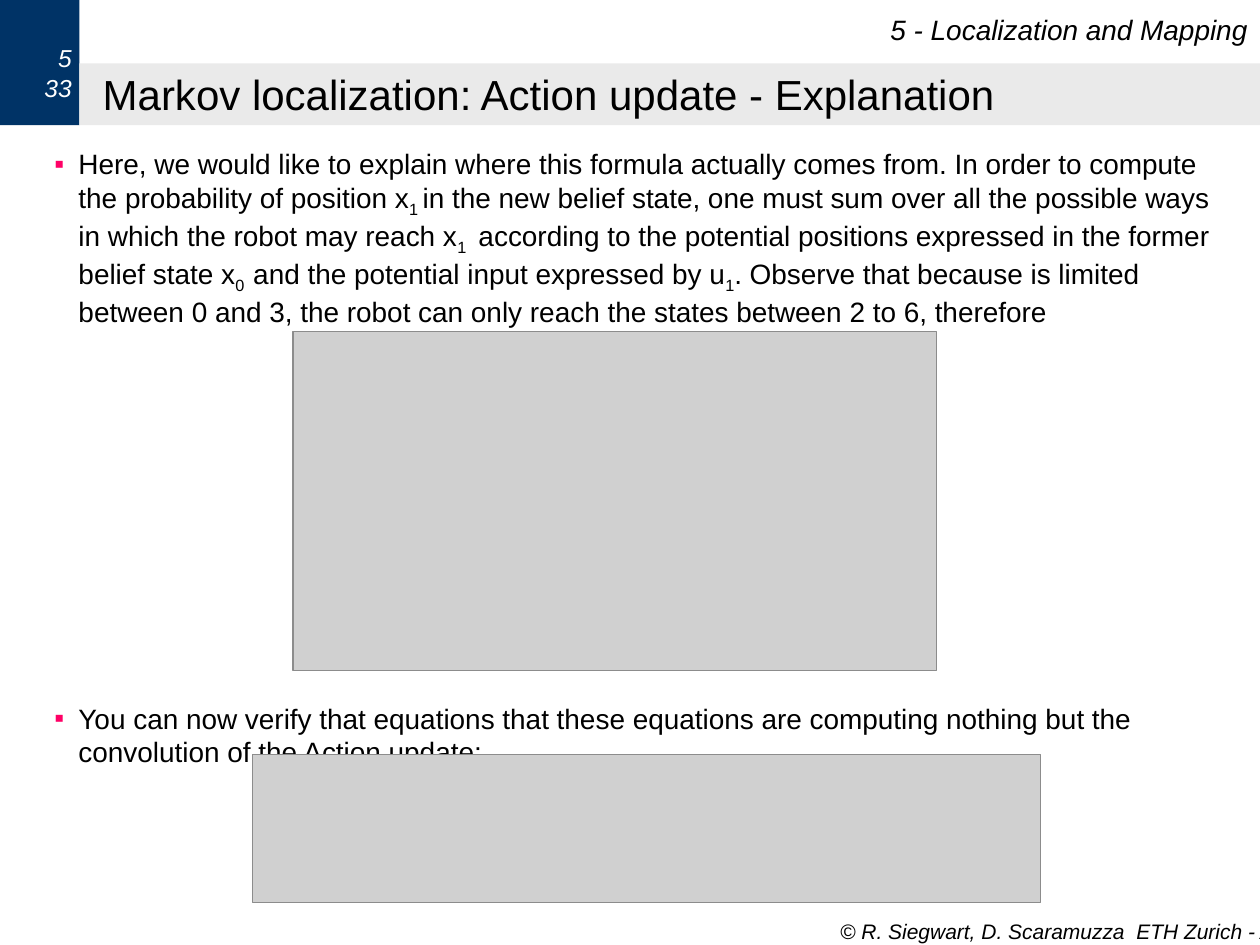
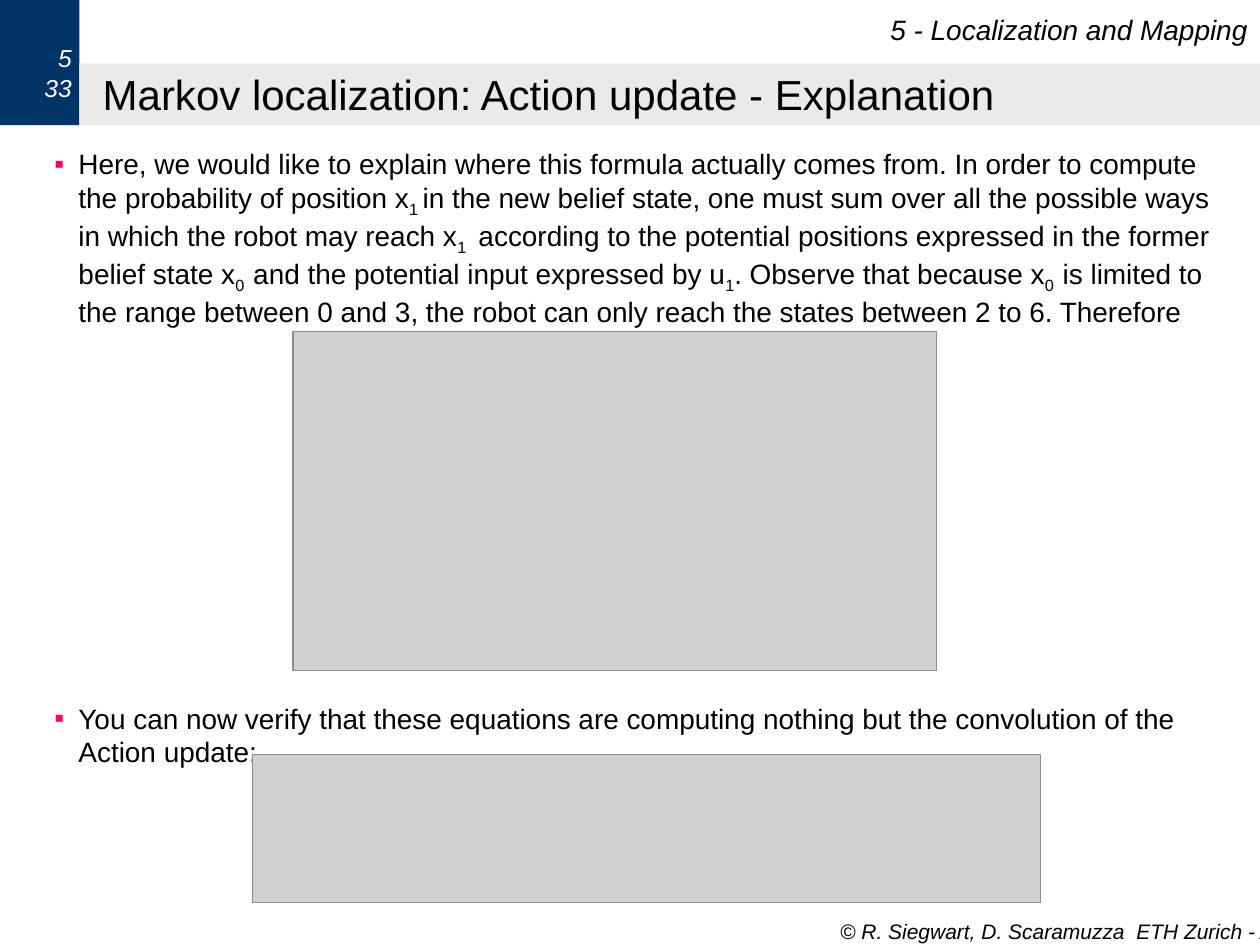
Before and after one commit to amitrokh/CMSC498F, a slide deck: slide 33 of lectures/week_9/Probabilistic_Map_Based_Localization_and_Markov.ppt. Drawn at 1260x945 pixels with LibreOffice and Linux fonts; fonts in the diff are those of the drawing; grey boxes stand for pictures. Boxes give left, top, right and bottom in pixels: in the first picture for what was removed or moved away, otherwise in the second. Text is boxed around its words. In the diff, an @@ line names an element or a change of style, - is before the commit and + after.

```diff
--- a/lectures/week_9/Probabilistic_Map_Based_Localization_and_Markov.ppt
+++ b/lectures/week_9/Probabilistic_Map_Based_Localization_and_Markov.ppt
@@ text at [78, 153, 1209, 767]: text changed @@
-▪ Here, we would like to explain where this formula actually comes from. In order to compute the probability of position x1 in the new belief state, one must sum over all the possible ways in which the robot may reach x1 according to the potential positions expressed in the former belief state x0 and the potential input expressed by u1. Observe that because is limited between 0 and 3, the robot can only reach the states between 2 to 6, therefore
-▪ You can now verify that equations that these equations are computing nothing but the convolution of the Action update:
+▪ Here, we would like to explain where this formula actually comes from. In order to compute the probability of position x1 in the new belief state, one must sum over all the possible ways in which the robot may reach x1 according to the potential positions expressed in the former belief state x0 and the potential input expressed by u1. Observe that because x0 is limited to the range between 0 and 3, the robot can only reach the states between 2 to 6. Therefore
+▪ You can now verify that these equations are computing nothing but the convolution of the Action update:
```
Also in this commit, not shown: 2 other slides changed.
